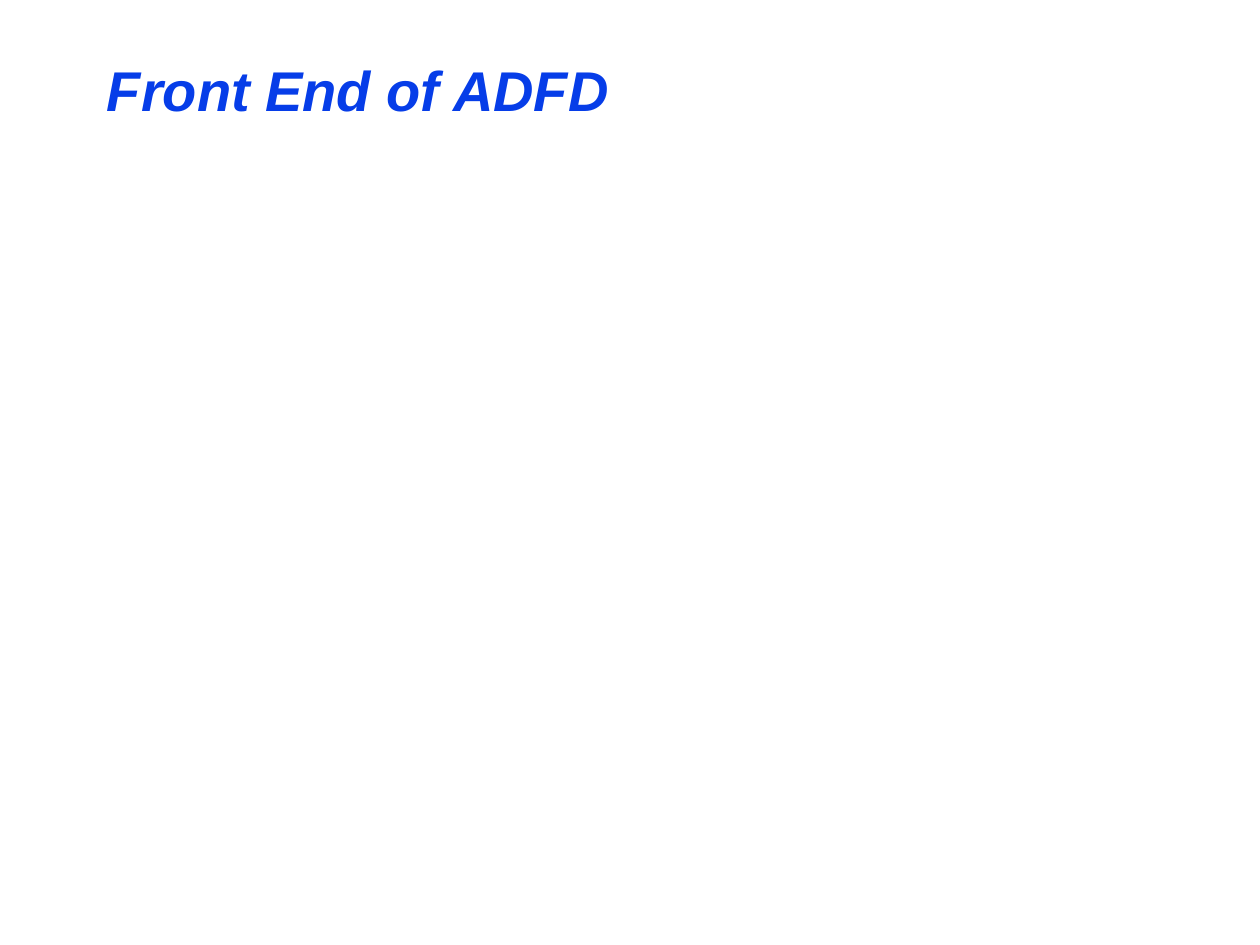
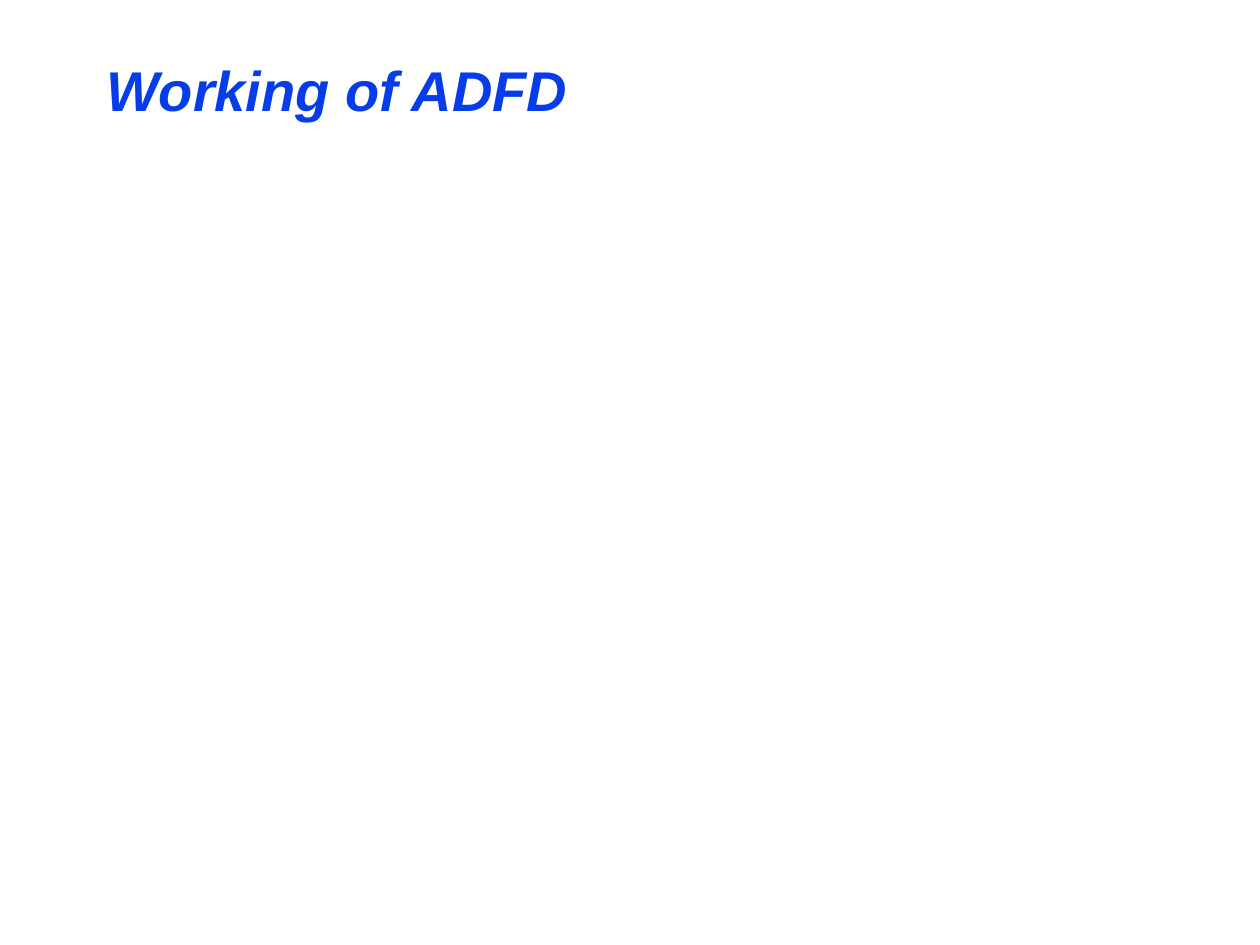
Before and after one commit to maochy/yeti-test, a slide deck: slide 15 of ThesisSeminar/ThesisSeminar.ppt (slide 18 before the commit). Drawn at 1260x945 pixels with LibreOffice and Linux fonts; fonts in the diff are those of the drawing. Boxes give left, top, right and bottom in pixels: in the first picture for what was removed or moved away, otherwise in the second. Text is boxed around its words. In the diff, an @@ line names an element or a change of style, - is before the commit and + after.

```diff
--- a/ThesisSeminar/ThesisSeminar.ppt
+++ b/ThesisSeminar/ThesisSeminar.ppt
@@ title at box(107, 70, 568, 122): text changed @@
-Front End of ADFD
+Working of ADFD
```
Also in this commit, not shown: 4 other slides changed, 5 slides added, 7 slides removed.
